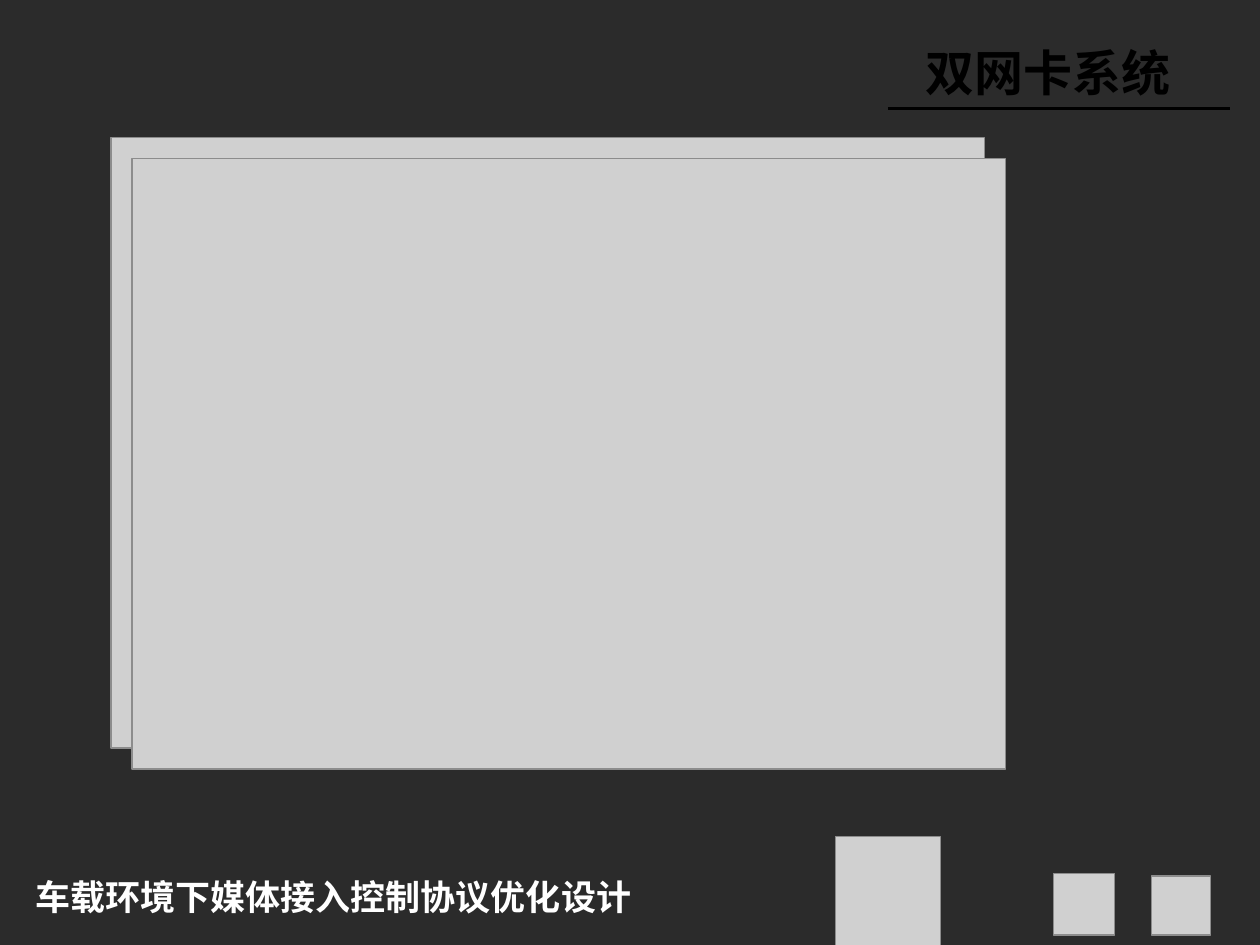
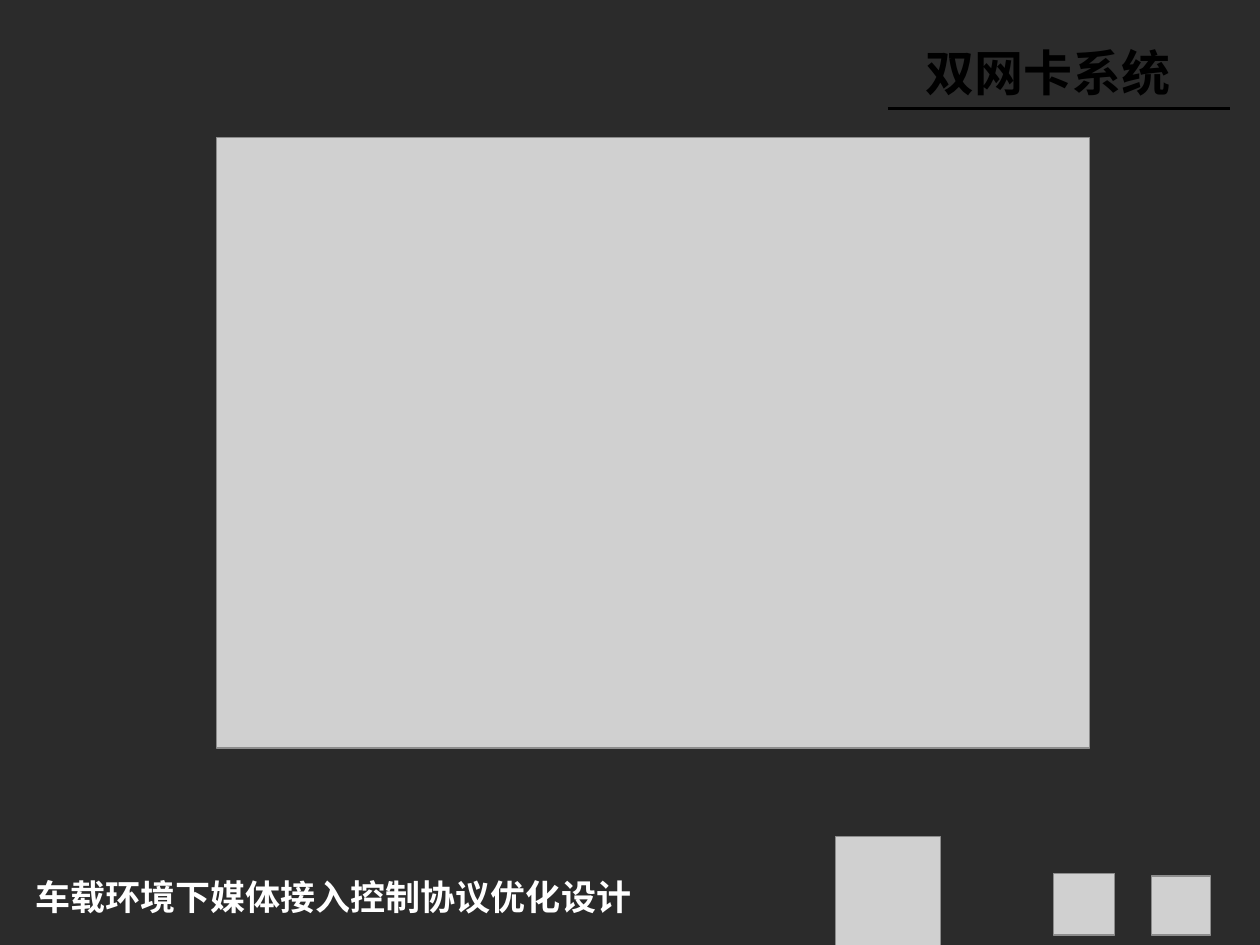
Before and after one commit to chenqinb/thesis2, a slide deck: slide 15 of PPT/陈钦波答辩ppt.pptx. Drawn at 1260x945 pixels with LibreOffice and Linux fonts; fonts in the diff are those of the drawing; grey boxes stand for pictures; background and template pictures are left out; a plain dark background stands for a picture behind light text. Boxes give left, top, right and bottom in pixels: in the first picture for what was removed or moved away, otherwise in the second. Text is boxed around its words. In the diff, an @@ line names an element or a change of style, - is before the commit and + after.

```diff
--- a/PPT/陈钦波答辩ppt.pptx
+++ b/PPT/陈钦波答辩ppt.pptx
@@ picture removed at bbox=[111, 137, 984, 747] @@
@@ picture: place and size @@
-picture at bbox=[132, 159, 1005, 769]
+picture at bbox=[217, 137, 1090, 747]
```
Also in this commit, not shown: 10 other files.
